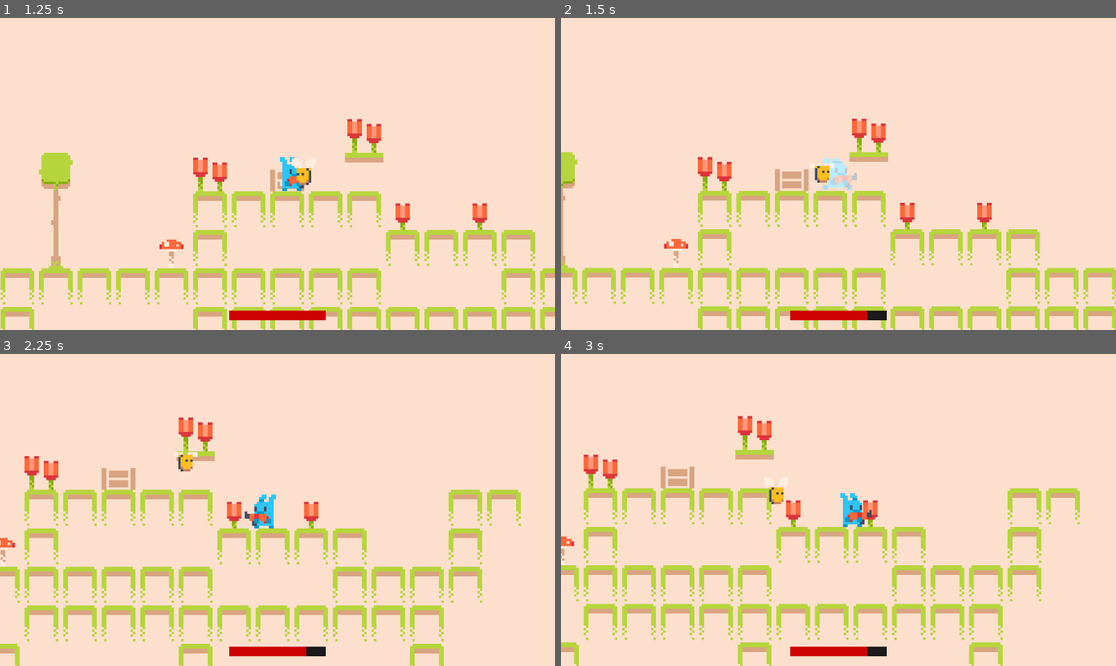
Above: before the commit, frames 1-4 (two rows, left to right).
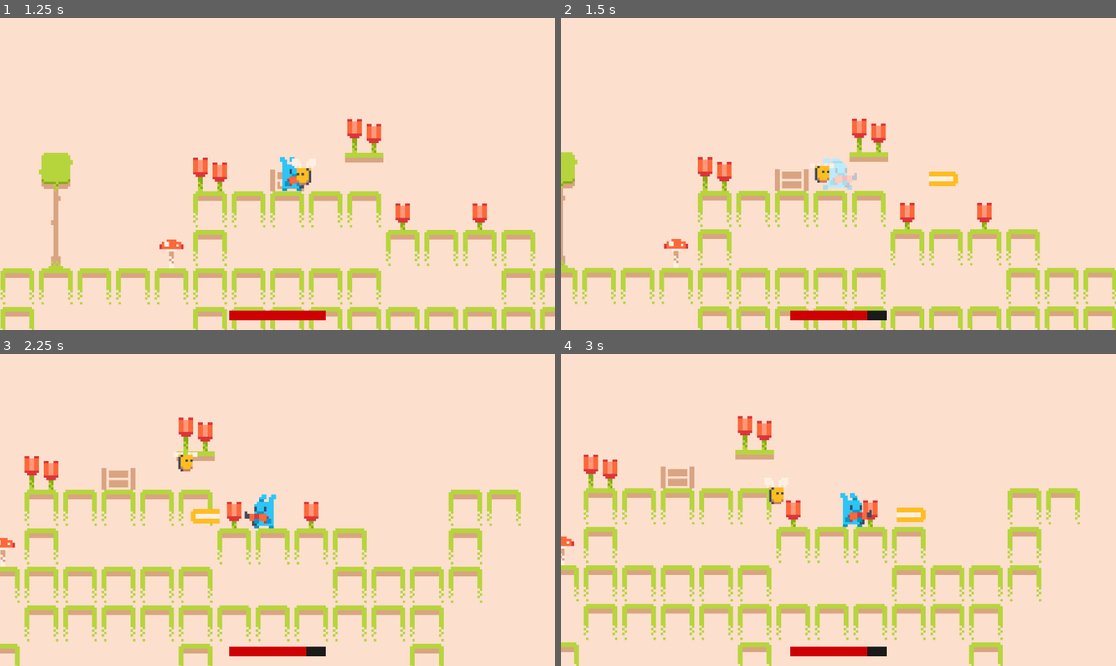
Above: after the commit, the same moments.

Repository: itsVohr/platformer_net_ninja
Game: Godot game, scene res://scenes/game.tscn
The game is run twice, just before and just after one commit, with the same random seed, the same clock (stepped at 60 frames per second) and the same inputs. Sound files missing from this copy of the repository are replaced by a short silence.
Inputs (mouse positions are in pixels of both pictures, inside the frame that each line leads up to):
- Up to frame 1 (1.25 s): move the mouse to (399, 158) at 0.52 s; hold D (right) from 0.53 s (still down); click (399, 158) at 0.6 s; tap Space (jump) at 0.77 s
- Up to frame 2 (1.5 s): keep holding D (right); move the mouse to (727, 189) at 1.27 s; click (727, 189) at 1.35 s
- Up to frame 3 (2.25 s): tap Space (jump) at 1.52 s; move the mouse to (333, 441) at 2.02 s; release D (right) at 2.03 s; hold A (left) from 2.03 s (still down); click (333, 441) at 2.1 s
- Up to frame 4 (3 s): move the mouse to (810, 572) at 2.77 s; release A (left) at 2.78 s; hold D (right) from 2.78 s (still down); click (810, 572) at 2.85 s

Frame 1 is identical in both runs. In frame 2, 0.2% of the frame differs, in the area x 66-72%, y 49-54%; in frame 3, 0.2%, in the area x 34-40%, y 49-55%; in frame 4, 0.2%.
Error before the commit: Invalid assignment of property or key 'bullet_offset' with value of type 'int' on a base object of type 'CharacterBody2D (player.gd)'. (res://scenes/level.gd:1…

Commit message:
create enemy parent class
made one parent class for all enemies, and removed redundant code from child classes

Diff:
--- a/scenes/bee.gd
+++ b/scenes/bee.gd
@@ -1,25 +1,23 @@
-extends Area2D
+extends Enemy
 
-var health := 3
 
 @export var marker1: Marker2D
 @export var marker2: Marker2D
-var speed := 25
 @onready var target = marker2
 var forward :=  true
 @onready var player := get_tree().get_first_node_in_group("Player")
 var notice_radius := 75
-var damage := 20
 
 # Called when the node enters the scene tree for the first time.
 func _ready():
-	area_entered.connect(_on_area_entered)
-	body_entered.connect(_on_body_entered)
+	super._ready()
+	health = 3
+	speed = 25
+	damage = 20
 	position = marker1.position
 
 # Called every frame. 'delta' is the elapsed time since the previous frame.
 func _process(delta):
-	check_health()
 	get_target()
 	position += (target.position - position).normalized() * speed * delta
 
@@ -38,20 +36,3 @@
 		$AnimatedSprite2D.flip_h = true
 	else:
 		$AnimatedSprite2D.flip_h = false
-
-func check_health():
-	if health <= 0:
-		await $DamageSound.finished
-		queue_free()
-
-func _on_area_entered(bullet):
-	health -= 1
-	bullet.queue_free()
-	var tween = create_tween()
-	tween.tween_property($AnimatedSprite2D, "material:shader_parameter/amount", 1.0, 0.0)
-	tween.tween_property($AnimatedSprite2D, "material:shader_parameter/amount", 0.0, 0.1).set_delay(0.2)
-	$DamageSound.play()
-
-func _on_body_entered(body):
-	if 'get_damage' in body:
-		body.get_damage(damage)
--- /dev/null
+++ b/scenes/enemy.gd
@@ -0,0 +1,28 @@
+class_name Enemy
+extends Area2D
+
+var damage := 0
+var health := 0
+var speed := 0
+
+func _ready():
+	area_entered.connect(_on_area_entered)
+	body_entered.connect(_on_body_entered)
+
+func _on_body_entered(body):
+	if 'get_damage' in body:
+		body.get_damage(damage)
+
+func check_health():
+	if health <= 0:
+		await $DamageSound.finished
+		queue_free()
+
+func _on_area_entered(bullet):
+	health -= 1
+	bullet.queue_free()
+	var tween = create_tween()
+	tween.tween_property($AnimatedSprite2D, "material:shader_parameter/amount", 1.0, 0.0)
+	tween.tween_property($AnimatedSprite2D, "material:shader_parameter/amount", 0.0, 0.1).set_delay(0.2)
+	$DamageSound.play()
+	check_health()
--- /dev/null
+++ b/scenes/enemy.tscn
@@ -0,0 +1,19 @@
+[gd_scene load_steps=5 format=3 uid="uid://bj1o2dh1qat0d"]
+
+[ext_resource type="Script" path="res://scenes/enemy.gd" id="1_qq1cx"]
+[ext_resource type="AudioStream" uid="uid://dss3xqj8u01mj" path="res://assets/audio/shot_01.ogg" id="2_ic2sd"]
+[ext_resource type="Shader" path="res://scenes/flicker.gdshader" id="3_efamd"]
+
+[sub_resource type="ShaderMaterial" id="ShaderMaterial_wa4a3"]
+shader = ExtResource("3_efamd")
+shader_parameter/color = Color(1, 1, 1, 1)
+shader_parameter/amount = 0.0
+
+[node name="Enemy" type="Area2D"]
+script = ExtResource("1_qq1cx")
+
+[node name="DamageSound" type="AudioStreamPlayer2D" parent="."]
+stream = ExtResource("2_ic2sd")
+
+[node name="AnimatedSprite2D" type="AnimatedSprite2D" parent="."]
+material = SubResource("ShaderMaterial_wa4a3")
--- a/scenes/player.gd
+++ b/scenes/player.gd
@@ -8,6 +8,7 @@
 var has_gun := false
 var health := 100
 var vulnerable: = true
+var bullet_offset = 16
 
 signal shoot(pos: Vector2)
 signal player_died
--- a/scenes/worm.gd
+++ b/scenes/worm.gd
@@ -1,43 +1,20 @@
-extends Area2D
+extends Enemy
 
-var health := 2
 var direction_x := 1
-@export var speed := 50
-var damage := 30
 
 # Called when the node enters the scene tree for the first time.
 func _ready():
-	area_entered.connect(_on_area_entered)
-	body_entered.connect(_on_body_entered)
-	$BorderArea.body_entered.connect(_on_border_area_entered)
-	$CliffAreaRight.body_exited.connect(_on_cliff_area_exited)
-	$CliffAreaLeft.body_exited.connect(_on_cliff_area_exited)
+	super._ready()
+	damage = 30
+	health = 2
+	speed = 50
+	$BorderArea.body_entered.connect(_on_obstacle_found)
+	$CliffAreaRight.body_exited.connect(_on_obstacle_found)
+	$CliffAreaLeft.body_exited.connect(_on_obstacle_found)
 
 func _process(delta):
-	check_health()
 	position.x += speed * direction_x * delta
 
-func check_health():
-	if health <= 0:
-		await $DamageSound.finished
-		queue_free()
-
-func _on_area_entered(bullet):
-	health -= 1
-	bullet.queue_free()
-	var tween = create_tween()
-	tween.tween_property($AnimatedSprite2D, "material:shader_parameter/amount", 1.0, 0.0)
-	tween.tween_property($AnimatedSprite2D, "material:shader_parameter/amount", 0.0, 0.1).set_delay(0.2)
-	$DamageSound.play()
-
-func _on_body_entered(body):
-	if 'get_damage' in body:
-		body.get_damage(damage)
-
-func _on_border_area_entered(_body):
+func _on_obstacle_found(_body):
 	direction_x *= -1
 	$AnimatedSprite2D.flip_h = not $AnimatedSprite2D.flip_h
-
-func _on_cliff_area_exited(_body):
-	direction_x *= -1
-	$AnimatedSprite2D.flip_h = not $AnimatedSprite2D.flip_h
